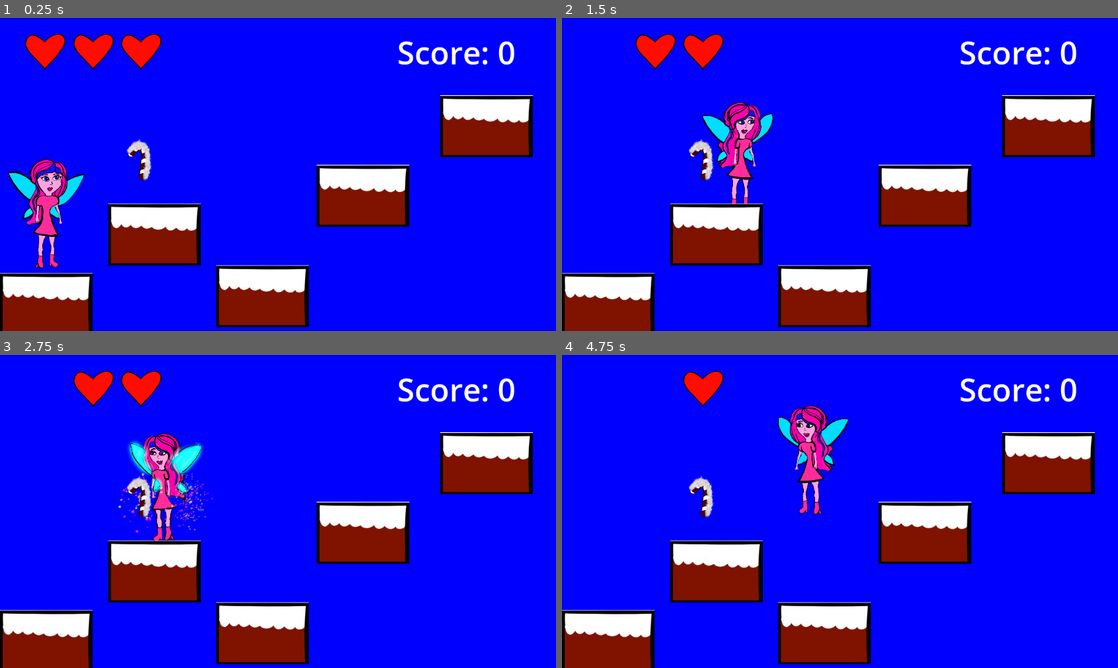
Above: before the commit, frames 1-4 (two rows, left to right).
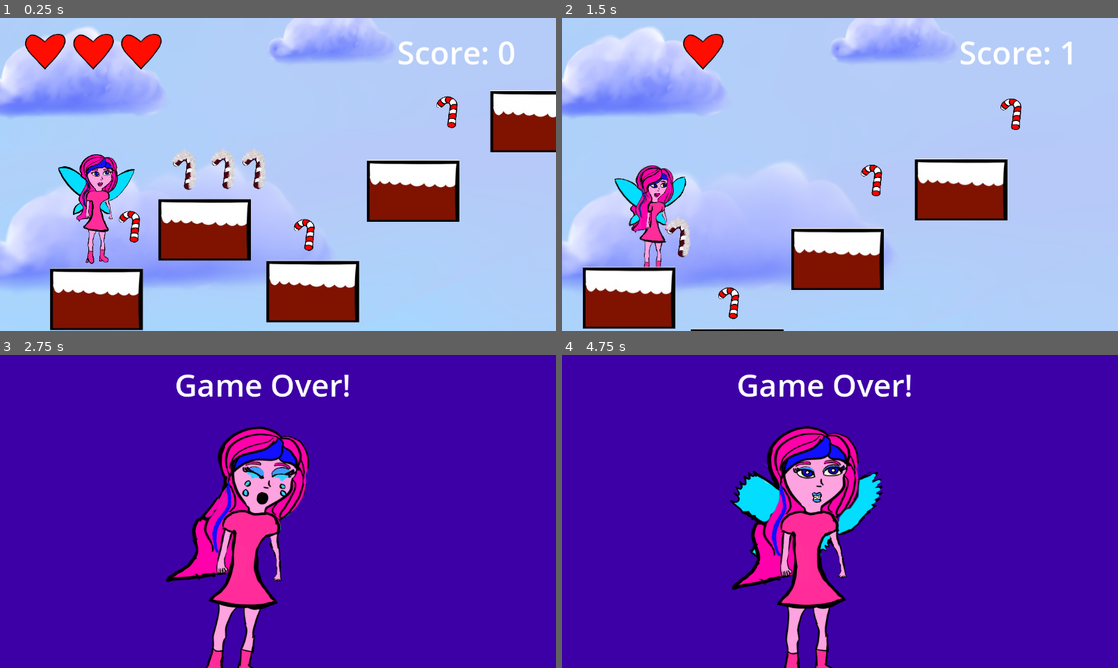
Above: after the commit, the same moments.

Repository: mhorowitz9/MiriCapstoneGameVideoGameDesign
Game: Godot game, scene res://mainscene.tscn
Two runs of this game, one before a commit and one after it. Both use one fixed random seed, a clock stepped at 60 frames per second and the inputs below.
Inputs:
- Up to frame 1 (0.25 s): no input
- Up to frame 2 (1.5 s): tap Enter (ui_accept) at 0.5, 1.35 s; hold Enter (ui_accept) 0.53-1.28 s; hold Right (ui_right) from 0.53 s (still down)
- Up to frame 3 (2.75 s): tap Enter (ui_accept) at 1.52, 1.82 s; release Right (ui_right) at 2.03 s; hold Left (ui_left) from 2.03 s (still down); hold Enter (ui_accept) from 2.03 s (still down)
- Up to frame 4 (4.75 s): release Left (ui_left) at 2.78 s; release Enter (ui_accept) at 2.78 s; hold Right (ui_right) 2.78-4.28 s; tap Enter (ui_accept) at 2.85, 3.02, 3.32, 4.35, 4.52 s; hold Enter (ui_accept) 3.53-4.28 s; hold Left (ui_left) from 4.28 s (still down)

The runs differ from the first frame. In frame 1, 94% of the frame differs, in the area x 0-100%, y 0-100%; in frame 2, 96%; in frame 3, 100%; in frame 4, 100%.

Commit message:
updated code

Diff:
--- a/miricapstonegamevideogamedesign/GameOver.tscn
+++ b/miricapstonegamevideogamedesign/GameOver.tscn
@@ -1,7 +1,21 @@
-[gd_scene format=3 uid="uid://bsb0gpt3uh6hx"]
+[gd_scene load_steps=2 format=3 uid="uid://bsb0gpt3uh6hx"]
+
+[ext_resource type="PackedScene" uid="uid://d13fmogvp6y1c" path="res://loseanimation.tscn" id="1_gtlc2"]
 
 [node name="GameOver" type="Node2D"]
 
 [node name="ColorRect" type="ColorRect" parent="."]
-offset_right = 1074.0
-offset_bottom = 640.0
+offset_right = 1710.0
+offset_bottom = 1054.0
+color = Color(0.239216, 0, 0.654902, 1)
+
+[node name="Label" type="Label" parent="."]
+offset_left = 362.0
+offset_top = 17.0
+offset_right = 1182.0
+offset_bottom = 184.0
+theme_override_font_sizes/font_size = 64
+text = "Game Over!"
+
+[node name="Loseanimation" parent="." instance=ExtResource("1_gtlc2")]
+position = Vector2(6, 33)
--- a/miricapstonegamevideogamedesign/area_2d.gd
+++ b/miricapstonegamevideogamedesign/area_2d.gd
@@ -5,7 +5,11 @@
 
 # Called when another body enters the area (player hits the SpikyCandyCane)
 func _on_body_entered(body: Node) -> void:
-	if body.is_in_group("fairy"):  # Assuming the player is in the "fairy" group
-		print("Player touched the spiky candy cane!")
-		body.take_damage()  # Deal damage to the player
-		emit_signal("player_collided")  # Optional: Emit the signal if you need it elsewhere
+	if body.is_in_group("fairy"):  # Ensure we only react when the player collides
+		print("Player collided with SpikyCandyCane!")  # Debugging line
+
+		# Call the take_damage method on the player
+		body.take_damage()  # Reduces health by 1
+
+		queue_free()  # Remove the SpikyCandyCane from the scene after collision
+		emit_signal("player_collided")  # Optional signal for other uses
--- a/miricapstonegamevideogamedesign/fairy.gd
+++ b/miricapstonegamevideogamedesign/fairy.gd
@@ -28,7 +28,7 @@
 
 # Called when the node enters the scene tree
 func _ready():
-	add_to_group("fairy")  # Make sure the player is in the "fairy" group for collision detection
+	add_to_group("fairy")  # Ensure player is part of "fairy" group for collision detection
 
 # Called every frame
 func _physics_process(delta: float) -> void:
@@ -91,30 +91,12 @@
 	if animated_sprite.animation != animation_name:
 		animated_sprite.play(animation_name)
 
-# Function to handle player collision with enemies or hazards (e.g., spiky candy cane)
-func _on_Hazard_area_entered(area: Area2D) -> void:
-	if area.is_in_group("hazard"):  # Ensure we only react to hazards
-		take_damage()
-
-# Function to take damage
-func take_damage():
-	health -= 1
-	update_health_ui()  # Update UI after taking damage
-
-	# If health is 0 or less, call die() to handle Game Over logic
-	if health < 0:
-		die()
-	else:
-		play_animation("hurt")  # Play the "hurt" animation when the player takes damage
-
 # Function to handle the player's death (transition to Game Over scene)
 func die():
 	print("Player died!")
 	health = 3  # Reset health (optional)
 	update_health_ui()  # Update health UI
-
-	# Change to Game Over scene
-	get_tree().change_scene_to_file("res://GameOver.tscn")
+	get_tree().change_scene_to_file("res://GameOver.tscn")  # Change to Game Over scene
 
 # Function to update health UI
 func update_health_ui():
@@ -122,3 +104,18 @@
 	Heart2.visible = health >= 2
 	Heart3.visible = health >= 3
 	score_label.text = "Score: " + str(points)
+
+# Function to add points
+func add_points(amount: int):
+	points += amount
+	update_health_ui()  # Update UI after adding points
+
+# Function to take damage
+func take_damage():
+	health -= 1
+	update_health_ui()  # Update UI after taking damage
+
+	if health <= 0:
+		die()  # Call die() to handle Game Over
+	else:
+		play_animation("lose")  # Play "hurt" animation when the player takes damage
--- a/miricapstonegamevideogamedesign/fairy.tscn
+++ b/miricapstonegamevideogamedesign/fairy.tscn
@@ -183,10 +183,11 @@
 script = ExtResource("1_kjsqe")
 
 [node name="AnimatedSprite2D" type="AnimatedSprite2D" parent="."]
+texture_filter = 1
 position = Vector2(299.547, 179)
 scale = Vector2(0.187943, 0.173828)
 sprite_frames = SubResource("SpriteFrames_m20kk")
-animation = &"idle"
+animation = &"flyingright"
 
 [node name="CollisionShape2D" type="CollisionShape2D" parent="."]
 position = Vector2(291, 160.625)
--- a/miricapstonegamevideogamedesign/goodcandycane.gd
+++ b/miricapstonegamevideogamedesign/goodcandycane.gd
@@ -5,12 +5,11 @@
 
 # Called when another body enters the area (player hits the GoodCandyCane)
 func _on_body_entered(body: Node) -> void:
-	if body.is_in_group("fairy"):  # Assuming the player is in the "fairy" group
-		print("Player collided with GoodCandyCane!")
-		body.add_points(1)  # Add a point to the player
+	if body.is_in_group("fairy"):  # Ensure we only react when the player collides
+		print("Player collided with GoodCandyCane!")  # Debugging line
+
+		# Call the add_points method on the player
+		body.add_points(1)  # Adds 1 point to the player
+
 		queue_free()  # Remove the GoodCandyCane from the scene after collecting it
-		emit_signal("player_collided")  # Emit the signal (optional, if needed elsewhere)
-
-
-func _on_player_collided() -> void:
-	pass # Replace with function body.
+		emit_signal("player_collided")  # Optional signal for other uses
--- /dev/null
+++ b/miricapstonegamevideogamedesign/loseanimation.tscn
@@ -0,0 +1,51 @@
+[gd_scene load_steps=9 format=3 uid="uid://d13fmogvp6y1c"]
+
+[ext_resource type="Texture2D" uid="uid://b3e3nd42h40kt" path="res://Fairyassests/lose/lose3.png" id="1_7km4b"]
+[ext_resource type="Texture2D" uid="uid://o0nrqvugheiq" path="res://Fairyassests/lose/lose5.png" id="2_3v8b5"]
+[ext_resource type="Texture2D" uid="uid://cth20fy7rkdwm" path="res://Fairyassests/lose/lose4.png" id="3_6c1in"]
+[ext_resource type="Texture2D" uid="uid://g5whf2ip3u0f" path="res://Fairyassests/lose/lose1.png" id="4_bb6iv"]
+[ext_resource type="Texture2D" uid="uid://bvmtkwku6uxo5" path="res://Fairyassests/lose/lose2.png" id="5_h75ie"]
+[ext_resource type="Texture2D" uid="uid://pu33x3bwgrs4" path="res://Fairyassests/lose/lose6.png" id="6_w1lbo"]
+
+[sub_resource type="SpriteFrames" id="SpriteFrames_we5qc"]
+animations = [{
+"frames": [{
+"duration": 1.0,
+"texture": ExtResource("1_7km4b")
+}, {
+"duration": 1.0,
+"texture": ExtResource("2_3v8b5")
+}, {
+"duration": 1.0,
+"texture": ExtResource("3_6c1in")
+}, {
+"duration": 1.0,
+"texture": ExtResource("4_bb6iv")
+}, {
+"duration": 1.0,
+"texture": ExtResource("5_h75ie")
+}, {
+"duration": 1.0,
+"texture": ExtResource("6_w1lbo")
+}],
+"loop": true,
+"name": &"default",
+"speed": 5.0
+}]
+
+[sub_resource type="RectangleShape2D" id="RectangleShape2D_s7m30"]
+
+[node name="Loseanimation" type="Node2D"]
+
+[node name="CharacterBody2D" type="CharacterBody2D" parent="."]
+
+[node name="AnimatedSprite2D" type="AnimatedSprite2D" parent="CharacterBody2D"]
+position = Vector2(493, 465)
+scale = Vector2(0.46875, 0.40686)
+sprite_frames = SubResource("SpriteFrames_we5qc")
+autoplay = "default"
+frame_progress = 0.441445
+speed_scale = 0.8
+
+[node name="CollisionShape2D" type="CollisionShape2D" parent="CharacterBody2D"]
+shape = SubResource("RectangleShape2D_s7m30")
--- a/miricapstonegamevideogamedesign/mainscene.tscn
+++ b/miricapstonegamevideogamedesign/mainscene.tscn
@@ -1,8 +1,11 @@
-[gd_scene load_steps=10 format=4 uid="uid://ldslv224hcv2"]
+[gd_scene load_steps=13 format=4 uid="uid://ldslv224hcv2"]
 
 [ext_resource type="Texture2D" uid="uid://df15b7ovmap7v" path="res://assests/tilemaps1.jpeg" id="1_abn4t"]
 [ext_resource type="Texture2D" uid="uid://bnpusxtnr00e1" path="res://assests/heart.png" id="1_f5qi4"]
+[ext_resource type="Texture2D" uid="uid://7t8b6wnwnl4o" path="res://sky.png" id="1_ucyb0"]
 [ext_resource type="PackedScene" uid="uid://bdxq5b023xuvg" path="res://fairy.tscn" id="2_a6jen"]
+[ext_resource type="Texture2D" uid="uid://blqh8cg8eh6rv" path="res://clouds.png" id="2_wpmuo"]
+[ext_resource type="PackedScene" uid="uid://dl6gsyy246q6d" path="res://Goodcandycane.tscn" id="3_67rqa"]
 [ext_resource type="PackedScene" uid="uid://bsj23u763wqka" path="res://Spikycandycane.tscn" id="5_qqwi1"]
 
 [sub_resource type="RectangleShape2D" id="RectangleShape2D_7vsn8"]
@@ -1046,7 +1049,28 @@
 
 [node name="Node2D" type="Node2D"]
 
+[node name="sky" type="ParallaxBackground" parent="."]
+
+[node name="ParallaxLayer" type="ParallaxLayer" parent="sky"]
+motion_scale = Vector2(0.5, 0.5)
+
+[node name="Sky" type="Sprite2D" parent="sky/ParallaxLayer"]
+position = Vector2(1538, 2383.75)
+scale = Vector2(1, 1.23248)
+texture = ExtResource("1_ucyb0")
+
+[node name="clouds" type="ParallaxBackground" parent="."]
+
+[node name="ParallaxLayer2" type="ParallaxLayer" parent="clouds"]
+motion_scale = Vector2(0.1, 0.1)
+
+[node name="Clouds" type="Sprite2D" parent="clouds"]
+position = Vector2(830.5, 795.5)
+scale = Vector2(0.357312, 0.380212)
+texture = ExtResource("2_wpmuo")
+
 [node name="ColorRect" type="ColorRect" parent="."]
+visible = false
 offset_left = -3.0
 offset_top = -55.0
 offset_right = 1217.0
@@ -1055,6 +1079,9 @@
 
 [node name="fairy" parent="." instance=ExtResource("2_a6jen")]
 position = Vector2(-207, 254)
+
+[node name="Camera2D" type="Camera2D" parent="fairy"]
+position = Vector2(679, 72)
 
 [node name="CanvasLayer" type="CanvasLayer" parent="fairy"]
 
@@ -1103,7 +1130,7 @@
 expand_mode = 1
 
 [node name="Spikycandycane" parent="." instance=ExtResource("5_qqwi1")]
-position = Vector2(-36, 106)
+position = Vector2(-46, 136)
 
 [node name="walls" type="StaticBody2D" parent="."]
 position = Vector2(573, 627)
@@ -1143,3 +1170,21 @@
 [node name="CollisionShape2D" type="CollisionShape2D" parent="tilemap platfroms"]
 position = Vector2(-255, -179.609)
 shape = SubResource("RectangleShape2D_rpi7r")
+
+[node name="Goodcandycane" parent="." instance=ExtResource("3_67rqa")]
+position = Vector2(64, 311)
+
+[node name="Goodcandycane2" parent="." instance=ExtResource("3_67rqa")]
+position = Vector2(426, 328)
+
+[node name="Goodcandycane3" parent="." instance=ExtResource("3_67rqa")]
+position = Vector2(722, 74)
+
+[node name="Goodcandycane4" parent="." instance=ExtResource("3_67rqa")]
+position = Vector2(1011, -63)
+
+[node name="Spikycandycane2" parent="." instance=ExtResource("5_qqwi1")]
+position = Vector2(98, 134)
+
+[node name="Spikycandycane3" parent="." instance=ExtResource("5_qqwi1")]
+position = Vector2(34, 134)
Binary file added: miricapstonegamevideogamedesign/clouds.png
Not shown, added: miricapstonegamevideogamedesign/clouds.png.import
Binary file added: miricapstonegamevideogamedesign/sky.png
Not shown, added: miricapstonegamevideogamedesign/sky.png.import
